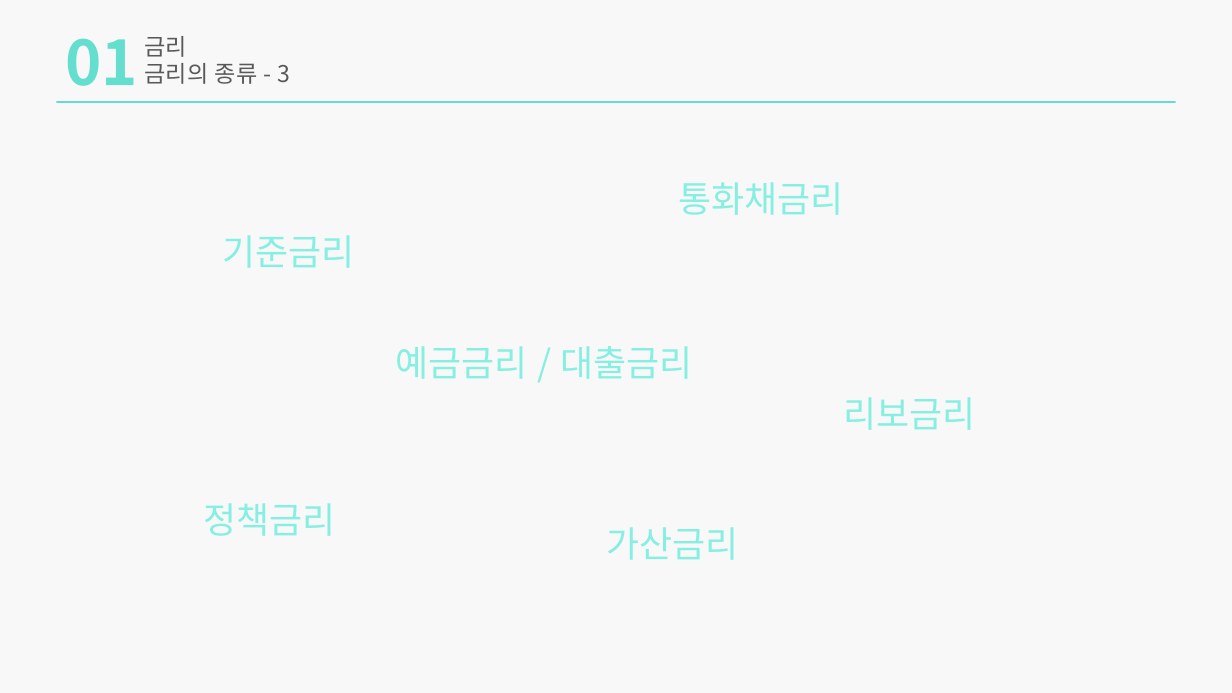
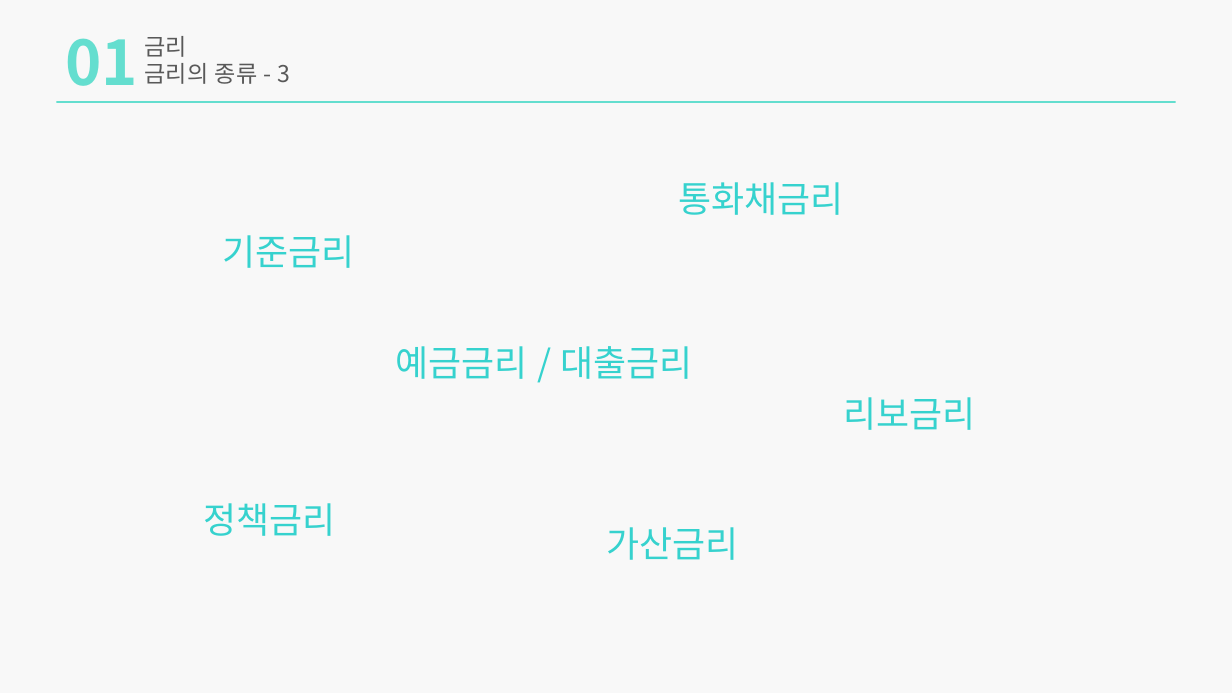
Before and after one commit to zndrke/Financial-Product, a slide deck: slide 6 of 금리채권/금리,채권,FRN.pptx. Drawn at 1232x693 pixels with LibreOffice and Linux fonts; fonts in the diff are those of the drawing. Boxes give left, top, right and bottom in pixels: in the first picture for what was removed or moved away, otherwise in the second. Text is boxed around its words. In the diff, an @@ line names an element or a change of style, - is before the commit and + after.

```diff
--- a/금리채권/금리,채권,FRN.pptx
+++ b/금리채권/금리,채권,FRN.pptx
@@ text colour #85EFE2 to #36D2CE in 6 elements at [396, 346, 692, 379], [204, 503, 336, 536], [844, 397, 976, 430], [679, 182, 844, 215], [607, 527, 739, 560], [222, 235, 354, 268] @@
```
Also in this commit, not shown: 4 other slides changed, 8 slides added, 2 other files.
